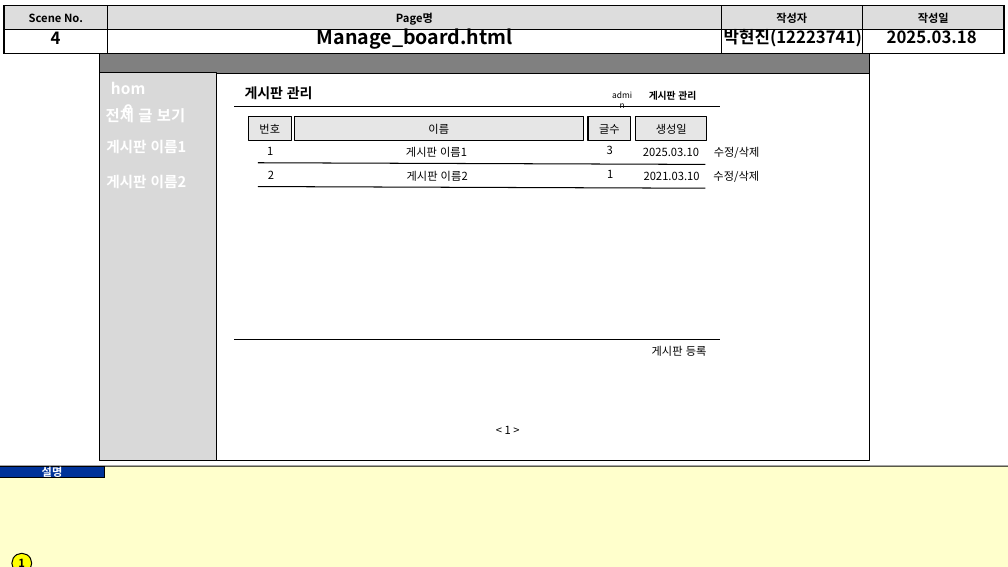
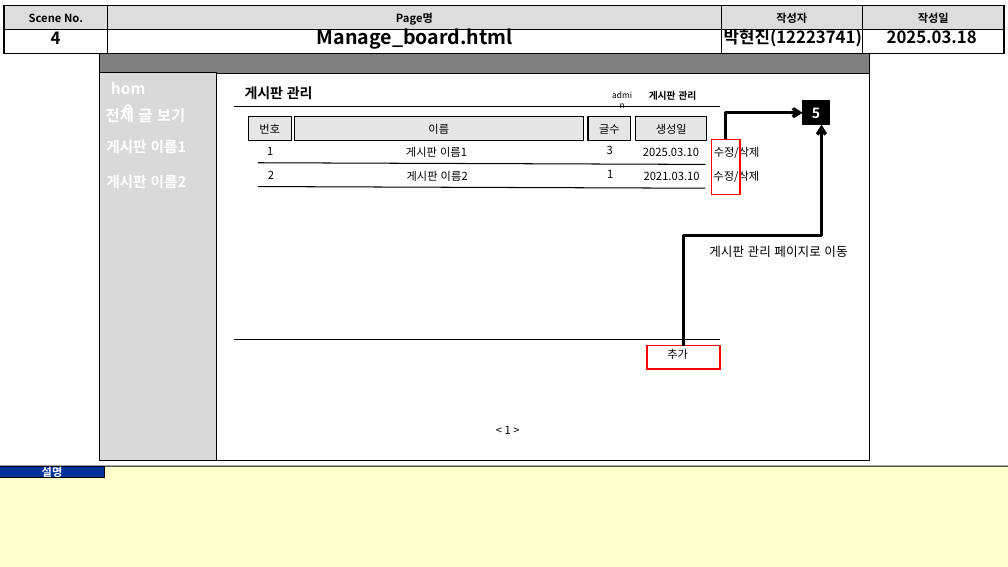
Before and after one commit to hyeon-jin-park/study, a slide deck: slide 5 of work/internet_programing/Test_final/public/인터넷 프로그래밍 스토리보드 과제.pptx. Drawn at 1008x567 pixels with LibreOffice and Linux fonts; fonts in the diff are those of the drawing. Boxes give left, top, right and bottom in pixels: in the first picture for what was removed or moved away, otherwise in the second. Text is boxed around its words. In the diff, an @@ line names an element or a change of style, - is before the commit and + after.

Commit message:
과제 추가작업

```diff
--- a/work/internet_programing/Test_final/public/인터넷 프로그래밍 스토리보드 과제.pptx
+++ b/work/internet_programing/Test_final/public/인터넷 프로그래밍 스토리보드 과제.pptx
@@ elbow arrow added from (726, 139) to (802, 113), #000000 2.25 pt @@
@@ rectangle added at bbox=[802, 101, 830, 125], fill #000000, outline #000000 0.75 pt, 10 pt, text #FFFFFF, bold @@
+5
@@ elbow arrow added from (683, 346) to (822, 125), #000000 2.25 pt @@
@@ rectangle added at bbox=[712, 139, 741, 195], outline #FF0000 1 pt @@
@@ text added at bbox=[709, 245, 847, 257], 9 pt, text #000000 @@
+게시판 관리 페이지로 이동
@@ rectangle added at bbox=[647, 346, 721, 369], outline #FF0000 1 pt @@
@@ text removed at bbox=[652, 345, 707, 356] @@
-게시판 등록
@@ text added at bbox=[667, 348, 688, 359], 8 pt, text #000000 @@
+추가
@@ ellipse removed at bbox=[12, 553, 32, 567] @@
-1
```
Also in this commit, not shown: 4 other slides changed, 1 slide added.
